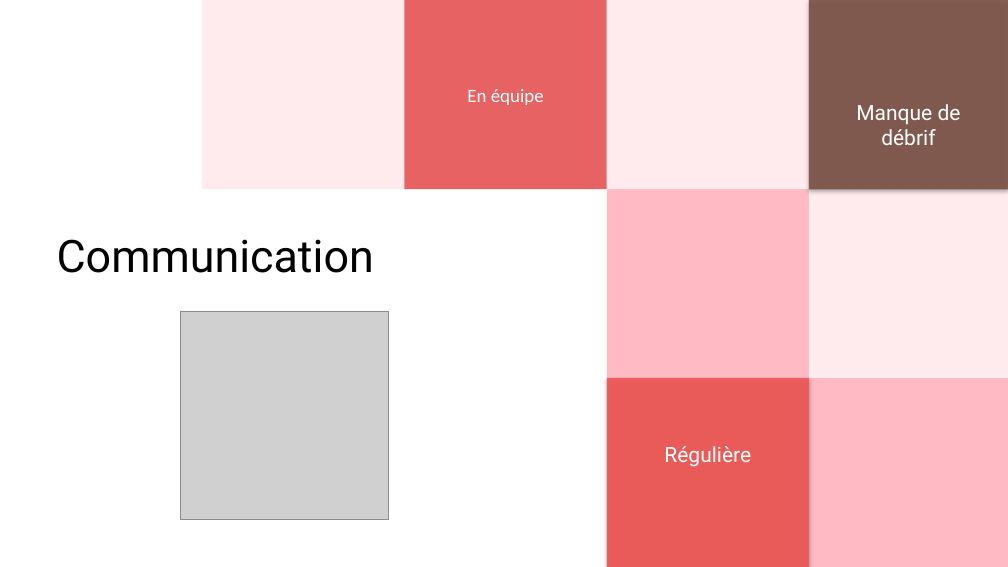
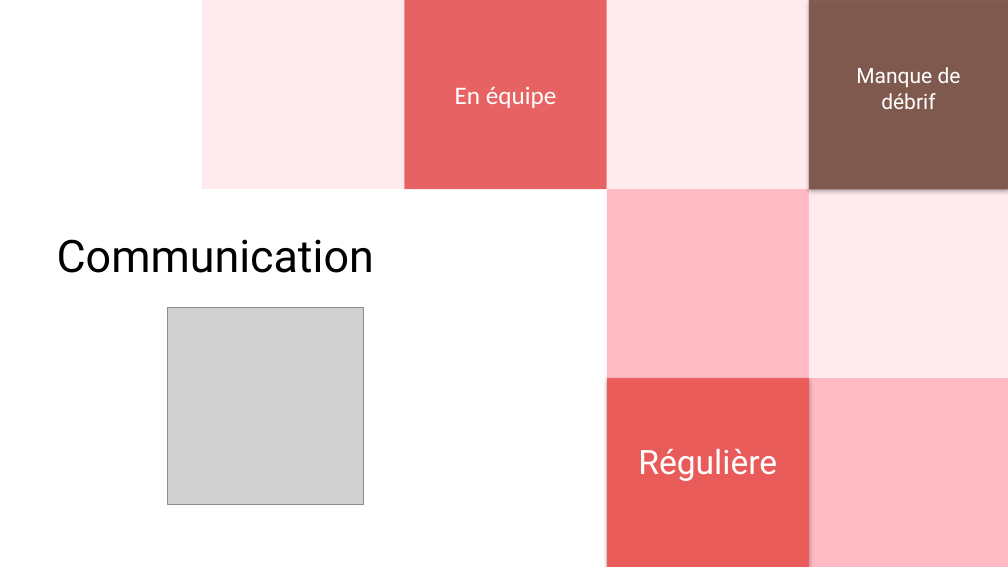
Before and after one commit to Angorance/HEIGVD_Monopoly, a slide deck: slide 9 of Doc/presentation.pptx. Drawn at 1008x567 pixels with LibreOffice and Linux fonts; fonts in the diff are those of the drawing; grey boxes stand for pictures. Boxes give left, top, right and bottom in pixels: in the first picture for what was removed or moved away, otherwise in the second. Text is boxed around its words. In the diff, an @@ line names an element or a change of style, - is before the commit and + after.

```diff
--- a/Doc/presentation.pptx
+++ b/Doc/presentation.pptx
@@ rectangle "En équipe" at box(405, 0, 607, 189): size 18 to 24 pt @@
@@ rectangle "Manque de débrif" at box(809, 0, 1008, 189): vertical alignment middle to top @@
@@ picture: place and size @@
-picture at box(181, 311, 389, 519)
+picture at box(167, 308, 364, 504)
@@ rectangle "Régulière" at box(607, 378, 810, 567): size 20 to 32 pt @@
```
Also in this commit, not shown: 9 other slides changed, 2 slides added, 2 slides removed.
